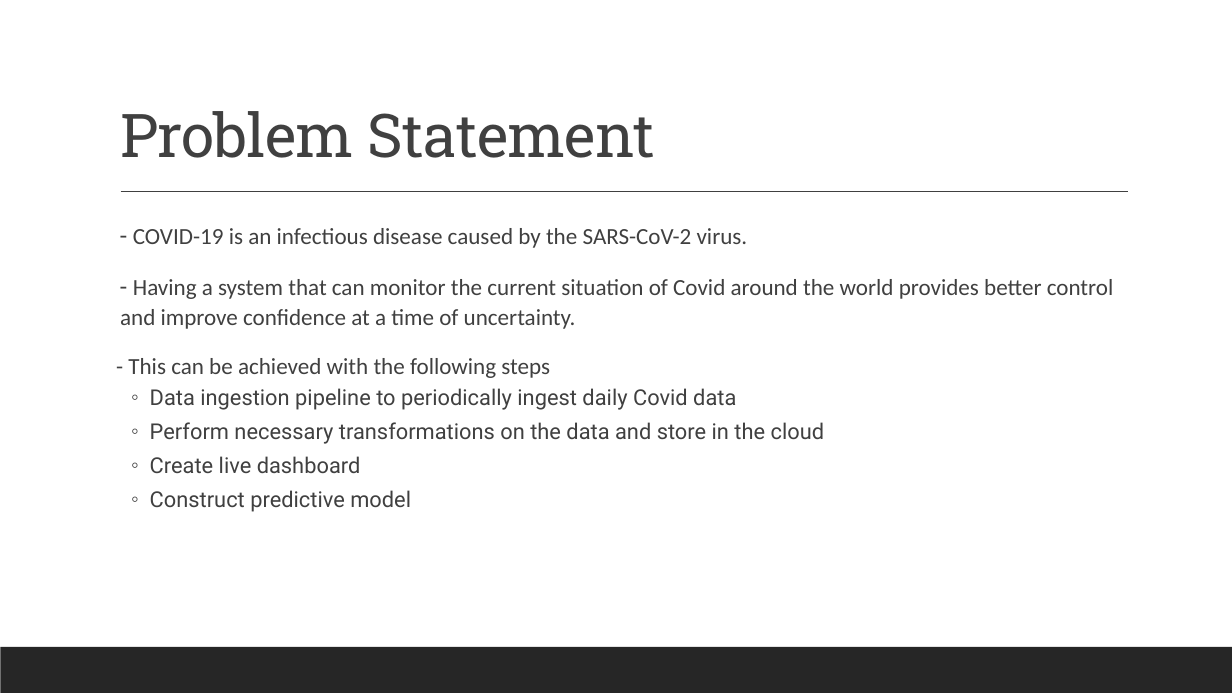
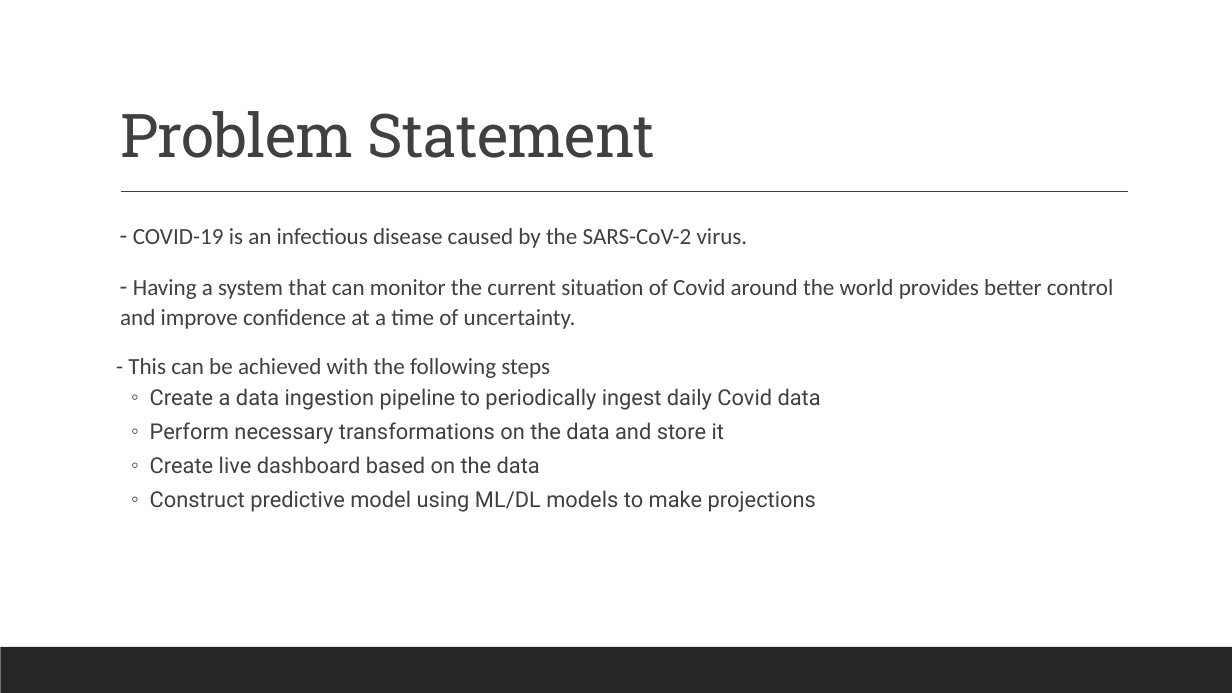
Before and after one commit to VargheseTresa/SpringBoard, a slide deck: slide 2 of cap3/Capstone_Final_Slides.pptx. Drawn at 1232x693 pixels with LibreOffice and Linux fonts; fonts in the diff are those of the drawing. Boxes give left, top, right and bottom in pixels: in the first picture for what was removed or moved away, otherwise in the second. Text is boxed around its words. In the diff, an @@ line names an element or a change of style, - is before the commit and + after.

```diff
--- a/cap3/Capstone_Final_Slides.pptx
+++ b/cap3/Capstone_Final_Slides.pptx
@@ text at [150, 388, 821, 512]: text changed @@
-  ◦ Data ingestion pipeline to periodically ingest daily Covid data
-  ◦ Perform necessary transformations on the data and store in the cloud
-  ◦ Create live dashboard
-  ◦ Construct predictive model
+  ◦ Create a data ingestion pipeline to periodically ingest daily Covid data
+  ◦ Perform necessary transformations on the data and store it
+  ◦ Create live dashboard based on the data
+  ◦ Construct predictive model using ML/DL models to make projections
```
Also in this commit, not shown: 3 other slides changed, 4 other files.
